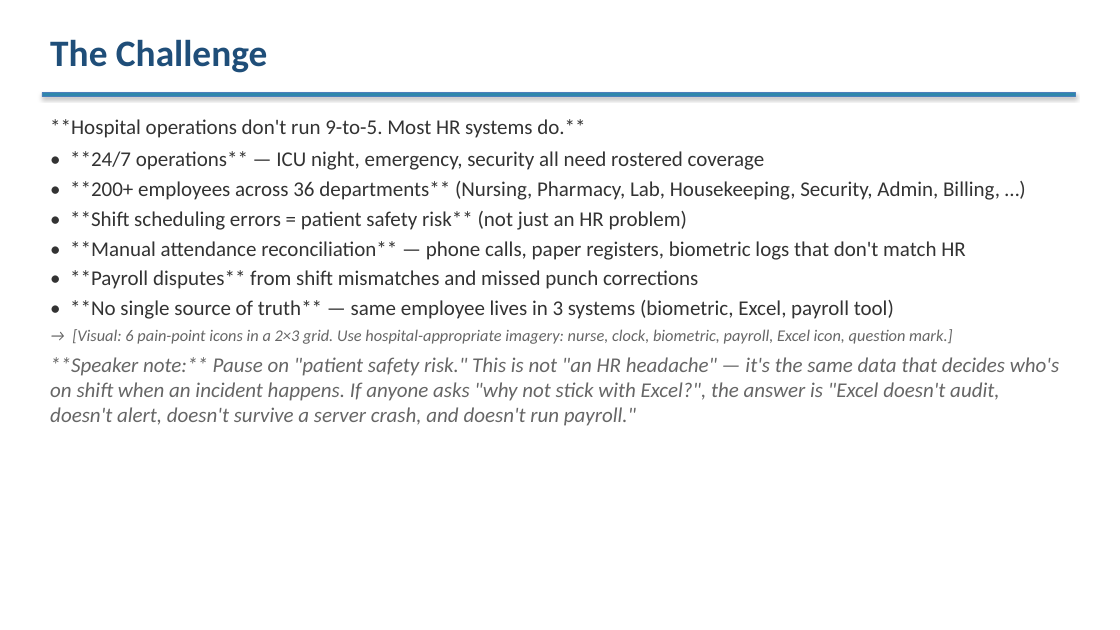
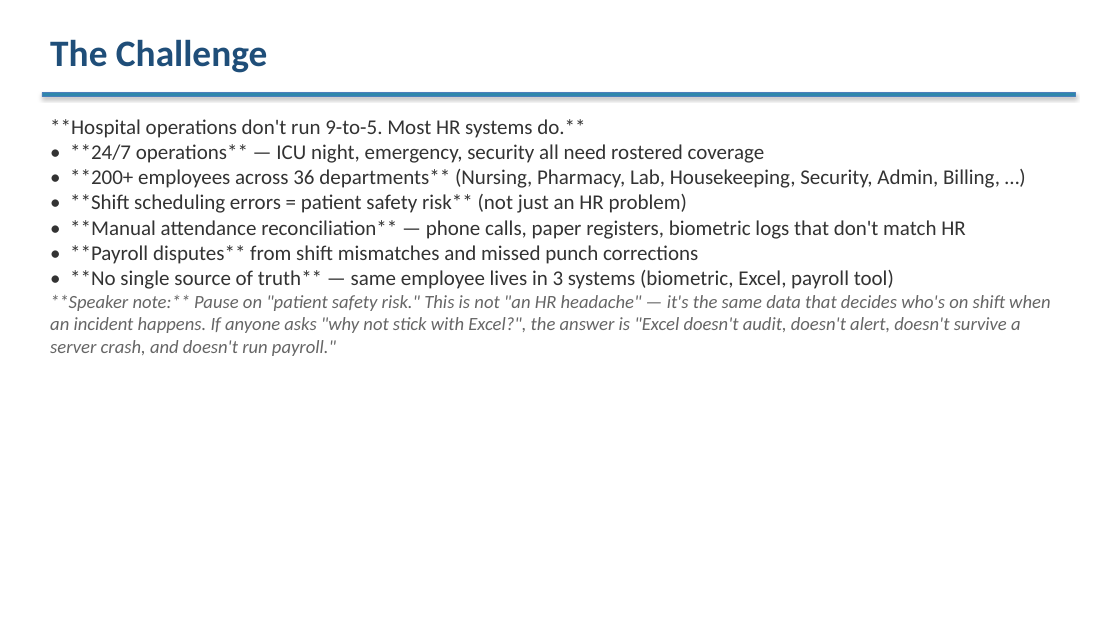
Before and after one commit to venkat-narasimha/haritha-hospitals, a slide deck: slide 4 of docs/phase6/03-client/03.4-client-presentation.pptx. Drawn at 1120x630 pixels with LibreOffice and Linux fonts; fonts in the diff are those of the drawing. Boxes give left, top, right and bottom in pixels: in the first picture for what was removed or moved away, otherwise in the second. Text is boxed around its words. In the diff, an @@ line names an element or a change of style, - is before the commit and + after.

```diff
--- a/docs/phase6/03-client/03.4-client-presentation.pptx
+++ b/docs/phase6/03-client/03.4-client-presentation.pptx
@@ text "**Hospital operations don't run 9-to-5. ..." at (x1=50, y1=119, x2=1050, y2=356): size 18 to 16 pt in "**Speaker note:** Pause on "patient safety risk." ..."; less space between paragraphs @@
@@ text at (x1=72, y1=329, x2=953, y2=344): paragraph removed @@
-→ [Visual: 6 pain-point icons in a 2×3 grid. Use hospital-appropriate imagery: nurse, clock, biometric, payroll, Excel icon, question mark.]
```
Also in this commit, not shown: 8 other slides changed, 6 slides added, 6 slides removed.
